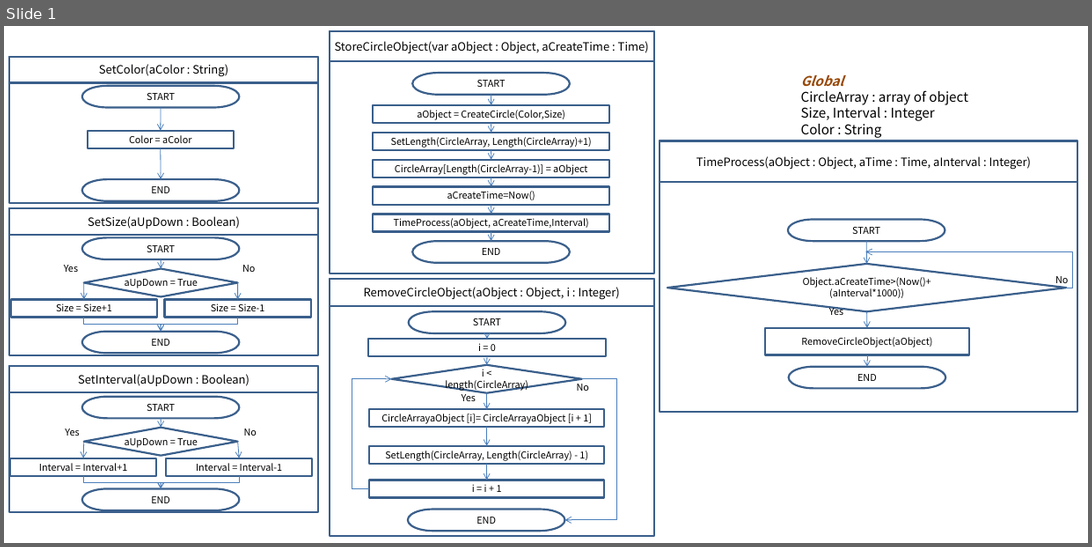
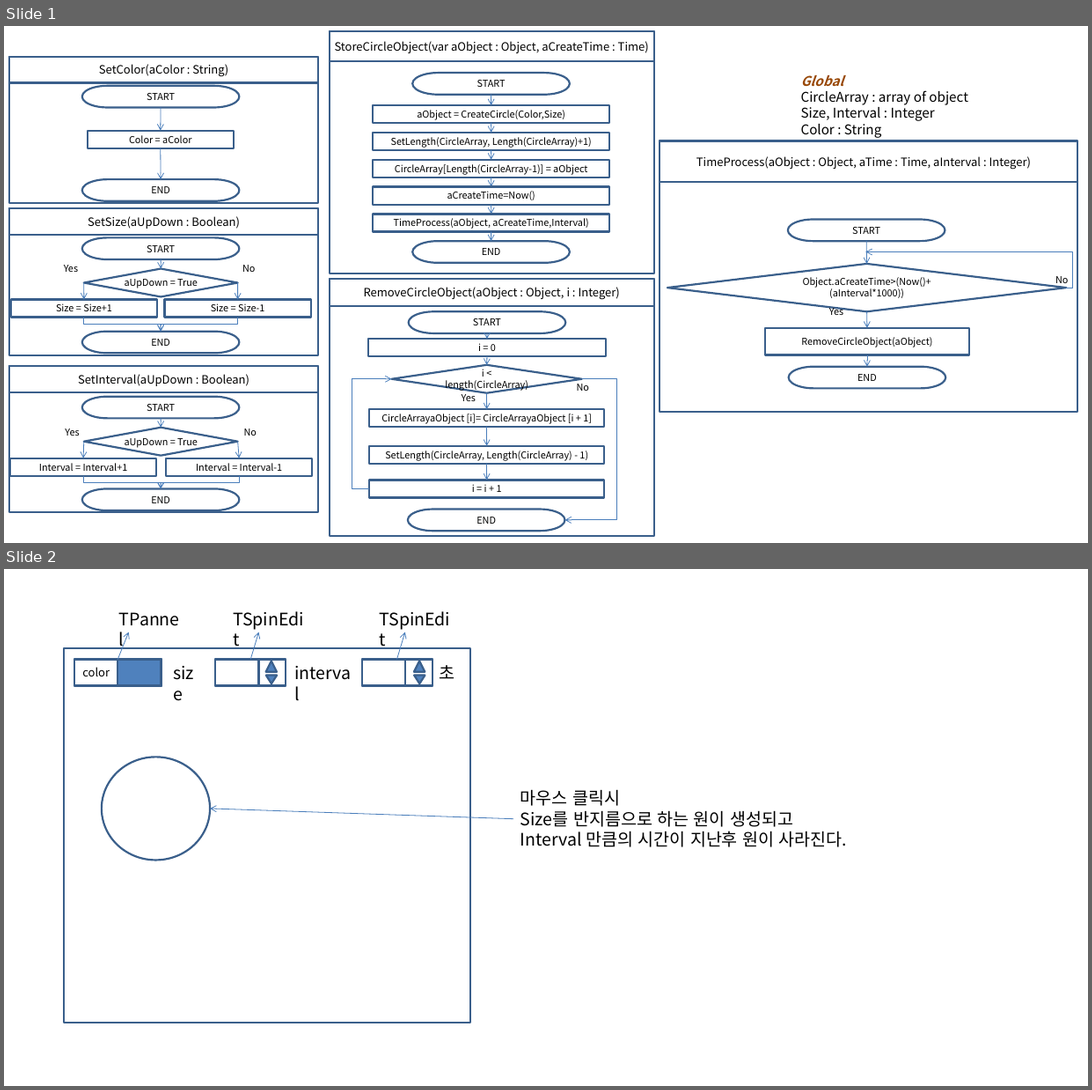
Before and after one commit to hyejoonjung/StudyDelphi, a slide deck: 0119Canvas_Design/Canvas_Design.pptx. Shown one above the other, each under a label of ours: slide 1 before the commit, slides 1 and 2 after it. The pictures are 1092x547 and 1092x1090 pixels, drawn with LibreOffice and Linux fonts; fonts in the diff are those of the drawing. Boxes give left, top, right and bottom in pixels: in the first picture for what was removed or moved away, otherwise in the second. Text is boxed around its words. In the diff, an @@ line names an element or a change of style, - is before the commit and + after.

Commit message:
add result image

```diff
--- a/0119Canvas_Design/Canvas_Design.pptx
+++ b/0119Canvas_Design/Canvas_Design.pptx
@@ slide 2 added at [4,569,1088,1086], background #FFFFFF @@
@@ text added at [113,605,188,632], 18 pt, text #000000 @@
+TPannel
@@ text added at [227,605,313,632], 18 pt, text #000000 @@
+TSpinEdit
@@ text added at [373,605,460,632], 18 pt, text #000000 @@
+TSpinEdit
@@ arrow added from (118, 659) to (129, 632), #4B7EBC 0.75 pt @@
@@ arrow added from (250, 659) to (258, 632), #4B7EBC 0.75 pt @@
@@ arrow added from (397, 659) to (405, 632), #4B7EBC 0.75 pt @@
@@ rectangle added at [64,648,470,1022], outline #3A5F8C 2 pt @@
@@ group added at [74,659,161,686]: 4 rectangles @@
+color
@@ text added at [167,659,209,687], 18 pt, text #000000 @@
+size
@@ group added at [215,659,286,685]: 3 rectangles, 2 triangles @@
@@ text added at [287,659,360,687], 18 pt, text #000000 @@
+interval
@@ group added at [362,659,433,685]: 3 rectangles, 2 triangles @@
@@ text added at [439,665,455,679], 18 pt, text #000000 @@
+초
@@ ellipse added at [102,757,210,860], outline #3A5F8C 2 pt @@
@@ text added at [521,789,847,847], 18 pt, text #000000 @@
+마우스 클릭시
+Size를 반지름으로 하는 원이 생성되고
+Interval 만큼의 시간이 지난후 원이 사라진다.
@@ arrow added from (514, 818) to (210, 807), #4B7EBC 0.75 pt @@
```
